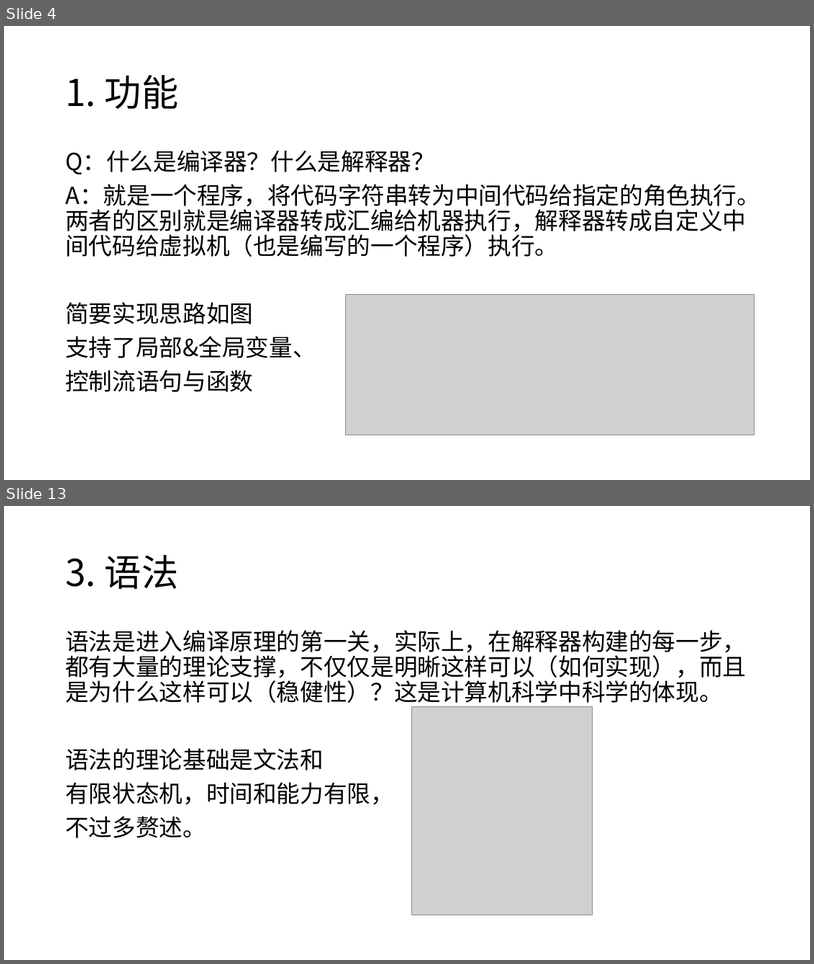
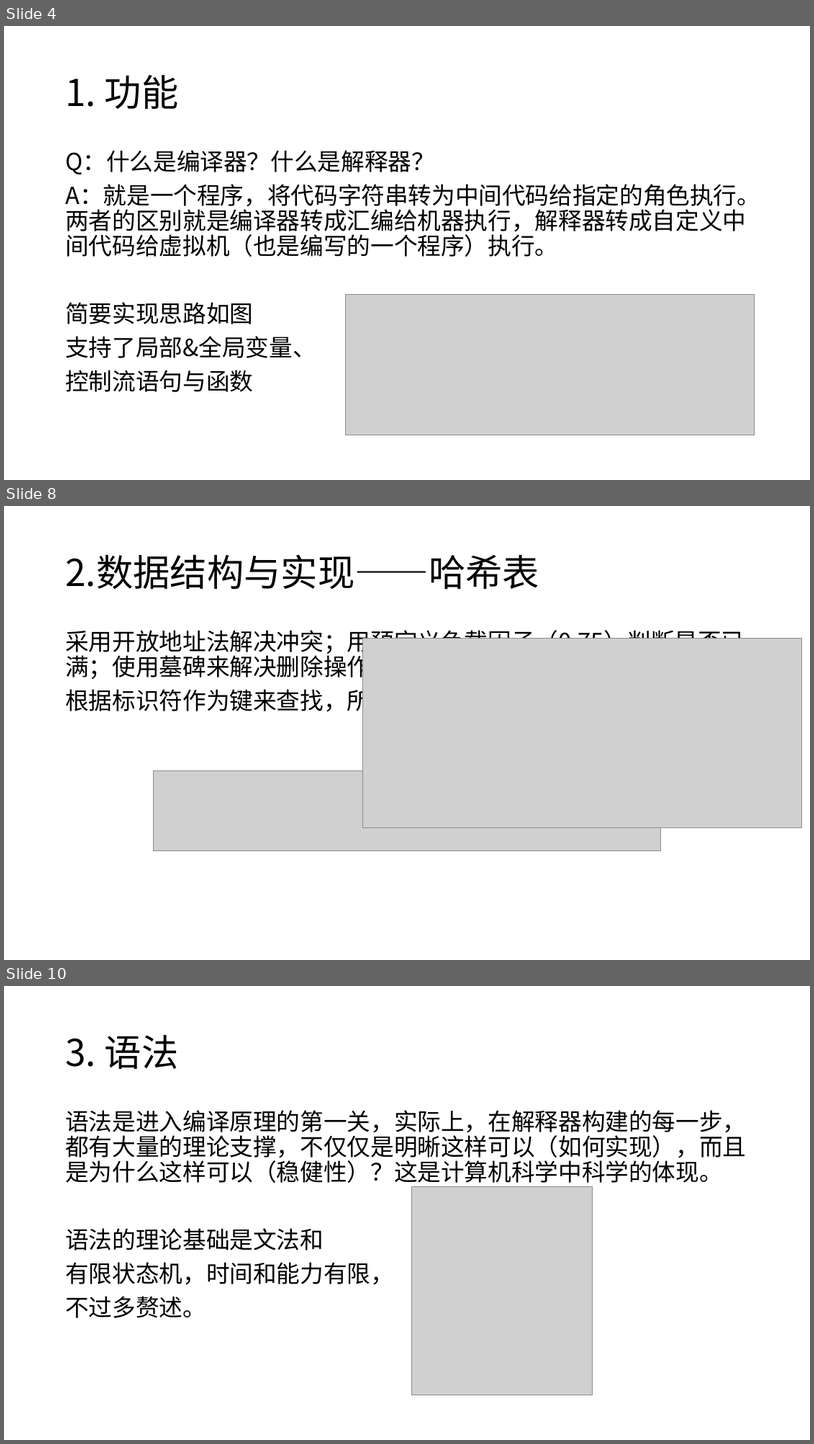
Before and after one commit to Blackteaxx/PythonDataAnalyze, a slide deck: Blakcteaxx/Clox.pptx. Shown one above the other, each under a label of ours: slides 4 and 13 before the commit, slides 4, 8 and 10 after it; the slides between them are not shown. The pictures are 814x964 and 814x1444 pixels, drawn with LibreOffice and Linux fonts; fonts in the diff are those of the drawing; grey boxes stand for pictures. Boxes give left, top, right and bottom in pixels: in the first picture for what was removed or moved away, otherwise in the second. Text is boxed around its words. In the diff, an @@ line names an element or a change of style, - is before the commit and + after.

```diff
--- a/Blakcteaxx/Clox.pptx
+++ b/Blakcteaxx/Clox.pptx
@@ slide 8 added at [4, 506, 810, 960], background #FFFFFF @@
@@ title added at [65, 554, 540, 590], 44 pt, text #000000 @@
+2.数据结构与实现——哈希表
@@ text added at [65, 630, 745, 715], 28 pt, text #000000 @@
+采用开放地址法解决冲突；用预定义负载因子（0.75）判断是否已满；使用墓碑来解决删除操作破坏线性查找的缺点。
+根据标识符作为键来查找，所以要对字符串哈希（FNV-1a）。
@@ picture added at [363, 638, 802, 828] @@
@@ picture added at [154, 771, 661, 851] @@
@@ what was slide 13 is now slide 10 @@
```
Also in this commit, not shown: 18 slides changed, 1 other slide added, 2 slides removed, 20 other files.
